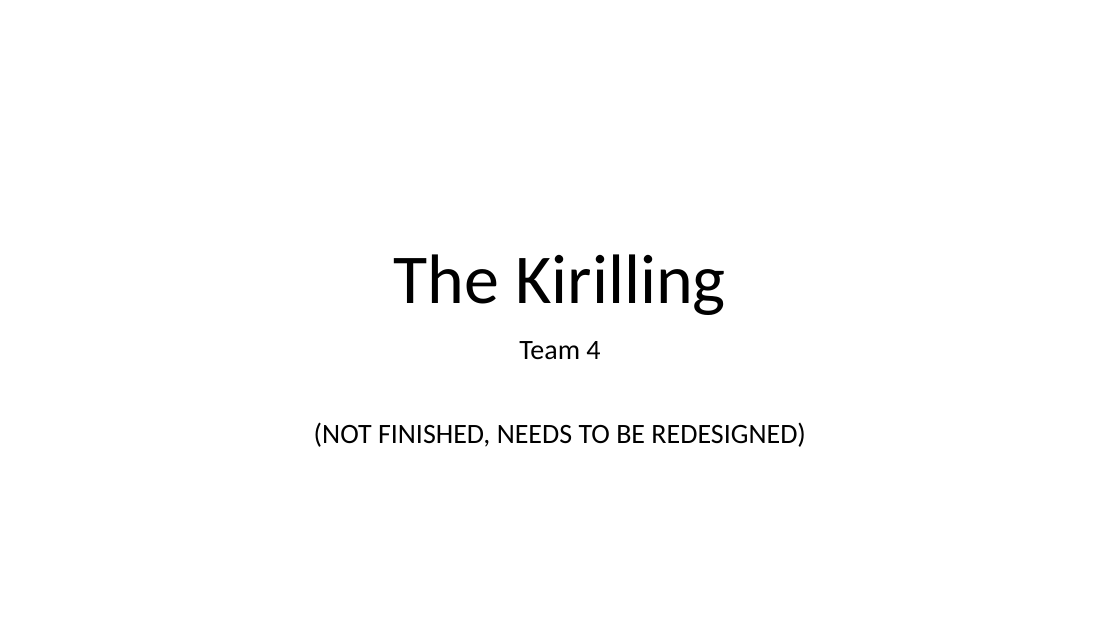
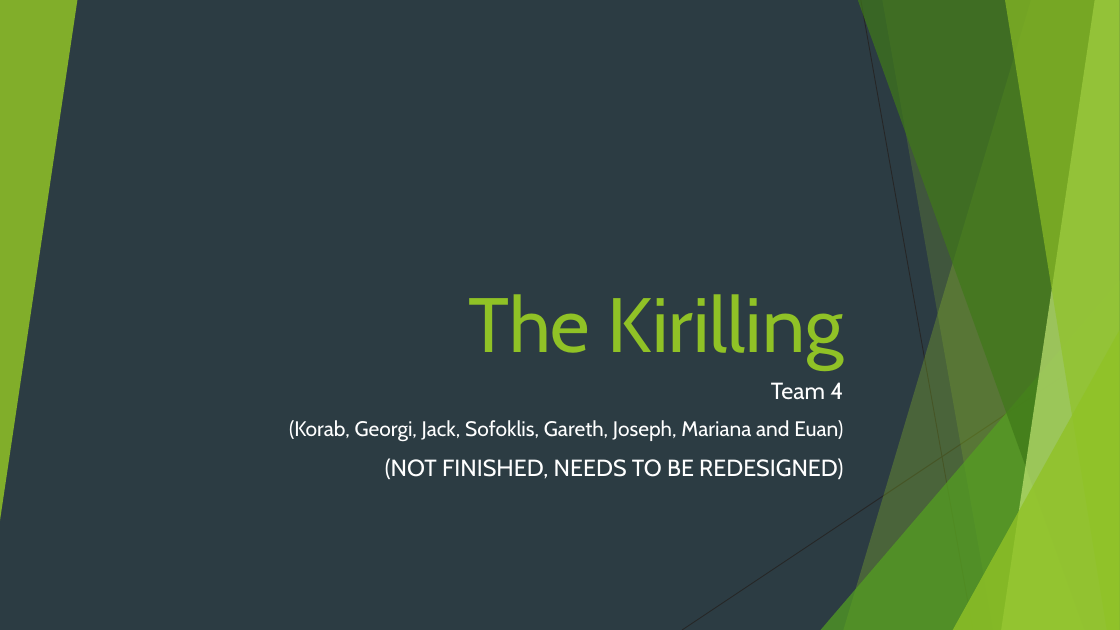
Before and after one commit to marivielle/KFC, a slide deck: slide 1 of The Kirilling Presentation (Unfinished).pptx. Drawn at 1120x630 pixels with LibreOffice and Linux fonts; fonts in the diff are those of the drawing. Boxes give left, top, right and bottom in pixels: in the first picture for what was removed or moved away, otherwise in the second. Text is boxed around its words. In the diff, an @@ line names an element or a change of style, - is before the commit and + after.

```diff
--- a/The Kirilling Presentation (Unfinished).pptx
+++ b/The Kirilling Presentation (Unfinished).pptx
@@ background #FFFFFF to #2C3C43 @@
@@ group added at (0, 0, 1120, 630): 5 freeform shapes, 3 triangles, 2 lines @@
@@ title "The Kirilling": place and size @@
-title "The Kirilling" at (394, 254, 726, 315)
+title "The Kirilling" at (469, 294, 844, 369)
@@ title "The Kirilling" at (469, 294, 844, 369): size 60 to 66 pt, font Calibri to Cabin, text colour #000000 to #90C226; alignment centre to right; line spacing 0.9 to 1 @@
@@ subtitle "Team 4": place and size @@
-subtitle "Team 4" at (314, 341, 805, 447)
+subtitle "Team 4" at (289, 382, 843, 479)
@@ subtitle at (385, 382, 843, 479): size 24 to 20 pt, font Calibri to Cabin, text colour #000000 to #FFFFFF in "Team 4", "(NOT FINISHED, NEEDS TO BE REDESIGNED)"; alignment centre to right; line spacing 0.9 to 1 @@
@@ subtitle at (289, 420, 843, 442): paragraph added @@
+(Korab, Georgi, Jack, Sofoklis, Gareth, Joseph, Mariana and Euan)
```
Also in this commit, not shown: 5 other slides changed.
